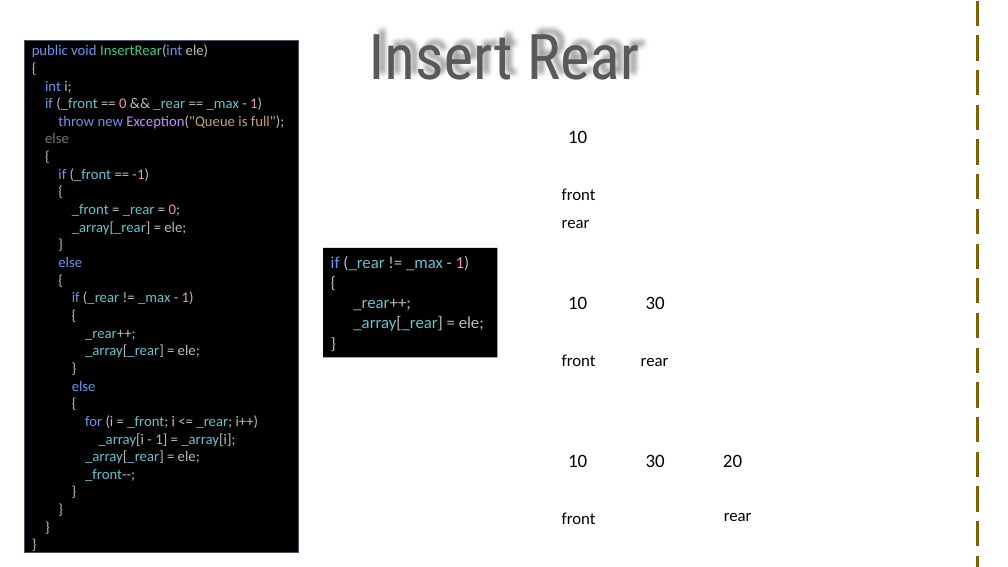
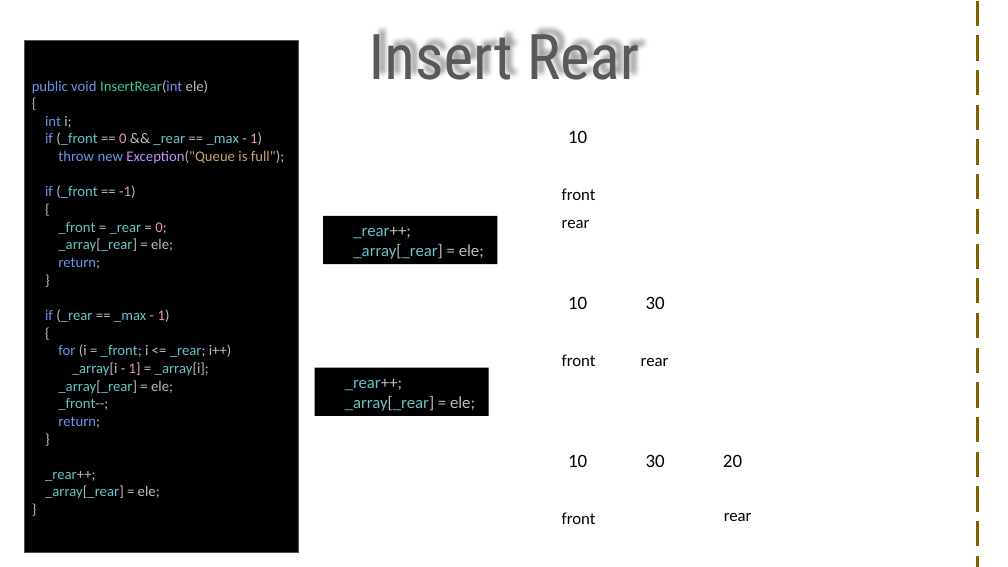
Before and after one commit to visweswarpenti/Trainings, a slide deck: slide 5 of Data Structures using C#/data-structures-using-.net-core-csharp/Queue/Double Ended Queue/Double Ended Queue.pptx. Drawn at 1008x567 pixels with LibreOffice and Linux fonts; fonts in the diff are those of the drawing; background and template pictures are left out. Boxes give left, top, right and bottom in pixels: in the first picture for what was removed or moved away, otherwise in the second. Text is boxed around its words. In the diff, an @@ line names an element or a change of style, - is before the commit and + after.

Commit message:
Double ended queue changes : VP

```diff
--- a/Data Structures using C#/data-structures-using-.net-core-csharp/Queue/Double Ended Queue/Double Ended Queue.pptx
+++ b/Data Structures using C#/data-structures-using-.net-core-csharp/Queue/Double Ended Queue/Double Ended Queue.pptx
@@ text in rectangle at box(32, 80, 284, 499): text changed @@
-public void InsertRear(int ele)
-{
-int i;
-if (_front == 0 && _rear == _max - 1)
-throw new Exception("Queue is full");
-else
-{
-if (_front == -1)
-{
-_front = _rear = 0;
-_array[_rear] = ele;
-}
-else
-{
-if (_rear != _max - 1)
-{
-_rear++;
-_array[_rear] = ele;
-}
-else
-{
-for (i = _front; i <= _rear; i++)
-_array[i - 1] = _array[i];
-_array[_rear] = ele;
-_front--;
-}
-}
-}
-}
+public void InsertRear(int ele)
+{
+int i;
+if (_front == 0 && _rear == _max - 1)
+throw new Exception("Queue is full");
+if (_front == -1)
+{
+_front = _rear = 0;
+_array[_rear] = ele;
+return;
+}
+if (_rear == _max - 1)
+{
+for (i = _front; i <= _rear; i++)
+_array[i - 1] = _array[i];
+_array[_rear] = ele;
+_front--;
+return;
+}
+_rear++;
+_array[_rear] = ele;
+}
@@ rectangle "_rear++; _array[_rear] = ele;": place and size @@
-rectangle "_rear++; _array[_rear] = ele;" at box(324, 248, 498, 358)
+rectangle "_rear++; _array[_rear] = ele;" at box(324, 216, 498, 265)
@@ text in rectangle at box(353, 227, 484, 259): text changed @@
-if (_rear != _max - 1)
-{
-_rear++;
-_array[_rear] = ele;
-}
+_rear++;
+_array[_rear] = ele;
@@ rectangle added at box(315, 368, 488, 416), fill #000000, 16 pt, text #66C3CC @@
+_rear++;
+_array[_rear] = ele;
```
Also in this commit, not shown: 13 other slides changed, 1 other file.
